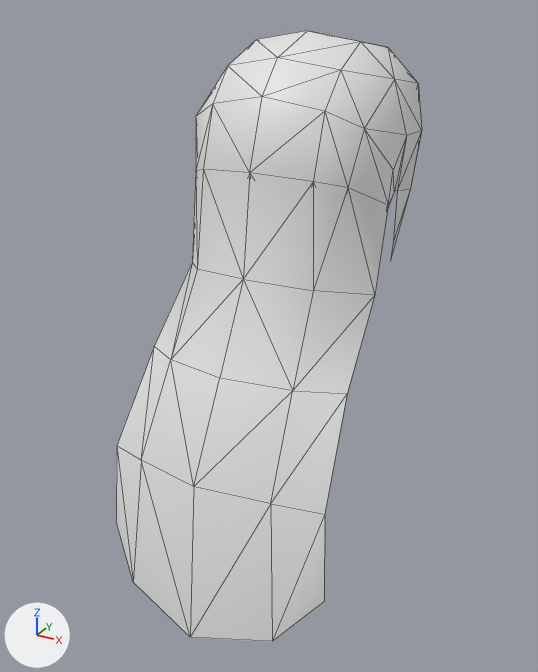
One commit to the glTF model assets/Converted Models/HairStyle/Human Male/Martial arts male hair 10.glb: the scene before it, then after it.
One viewpoint serves both versions: a 50 mm camera at (0.265, -0.541, 0.174) aimed at (-0.006, -0.049, -0.072). The lights are fixed; the arrows at lower left show +X, +Y and +Z. The older version comes first. Mesh edges are drawn as thin lines.

The scene before the commit, as lines of its bpy script (objects in view):
```python
me_ͷ__10_0 = bpy.data.meshes.new('������ͷ��10_0')
me_ͷ__10_0.from_pydata(...)  # 92 vertices, 146 faces; spans x -0.097..0.097, y -0.186..0.109, z -0.275..0.159
ob_ͷ__10_0 = bpy.data.objects.new('������ͷ��10_0', me_ͷ__10_0)
ob_ͷ__10_0.location = (0.0, 0.0, 0.0)
```
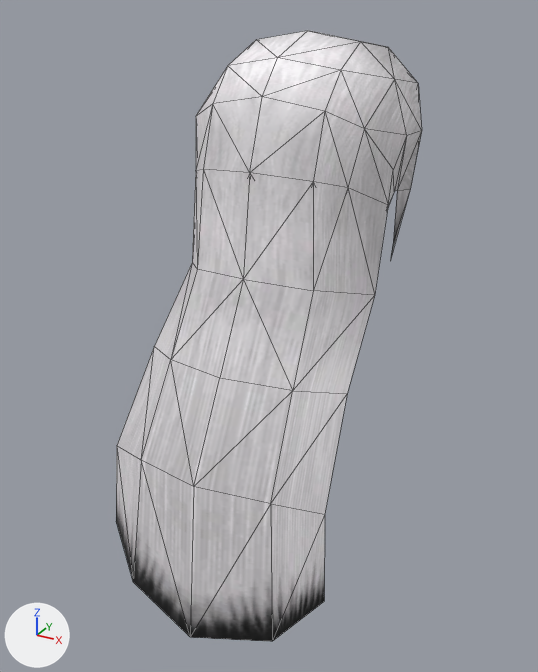
What the commit changed:
Picture 'tex_2251939496341131144.dds' (img_tex_2251939496341131144_dds) is new.
Material '武侠男头发10_0_mat' (mat_武侠男头发10_0_mat) is new.
Its texture is img_tex_2251939496341131144_dds.
me_ͷ__10_0 has 92 vertices, 146 faces and spans x -0.097..0.097, y -0.186..0.109, z -0.275..0.159.
me_ͷ__10_0 gains material mat_武侠男头发10_0_mat (picture img_tex_2251939496341131144_dds).

Location of each change, (x1, y1, x2, y2) in pixels of the pictures (538 x 672 px):
'������ͷ��10_0', recoloured: (116, 33, 421, 642) in both
